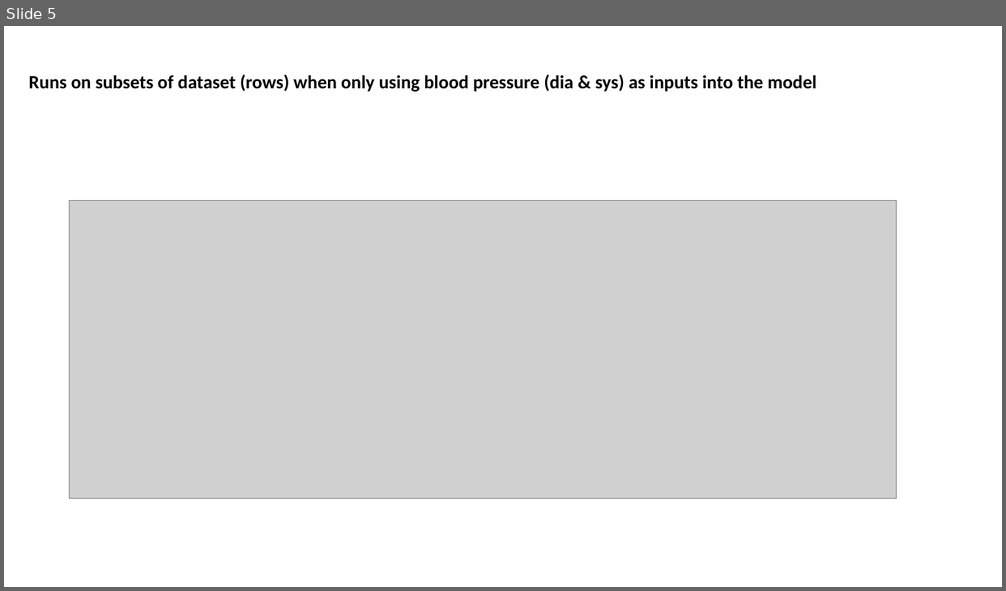
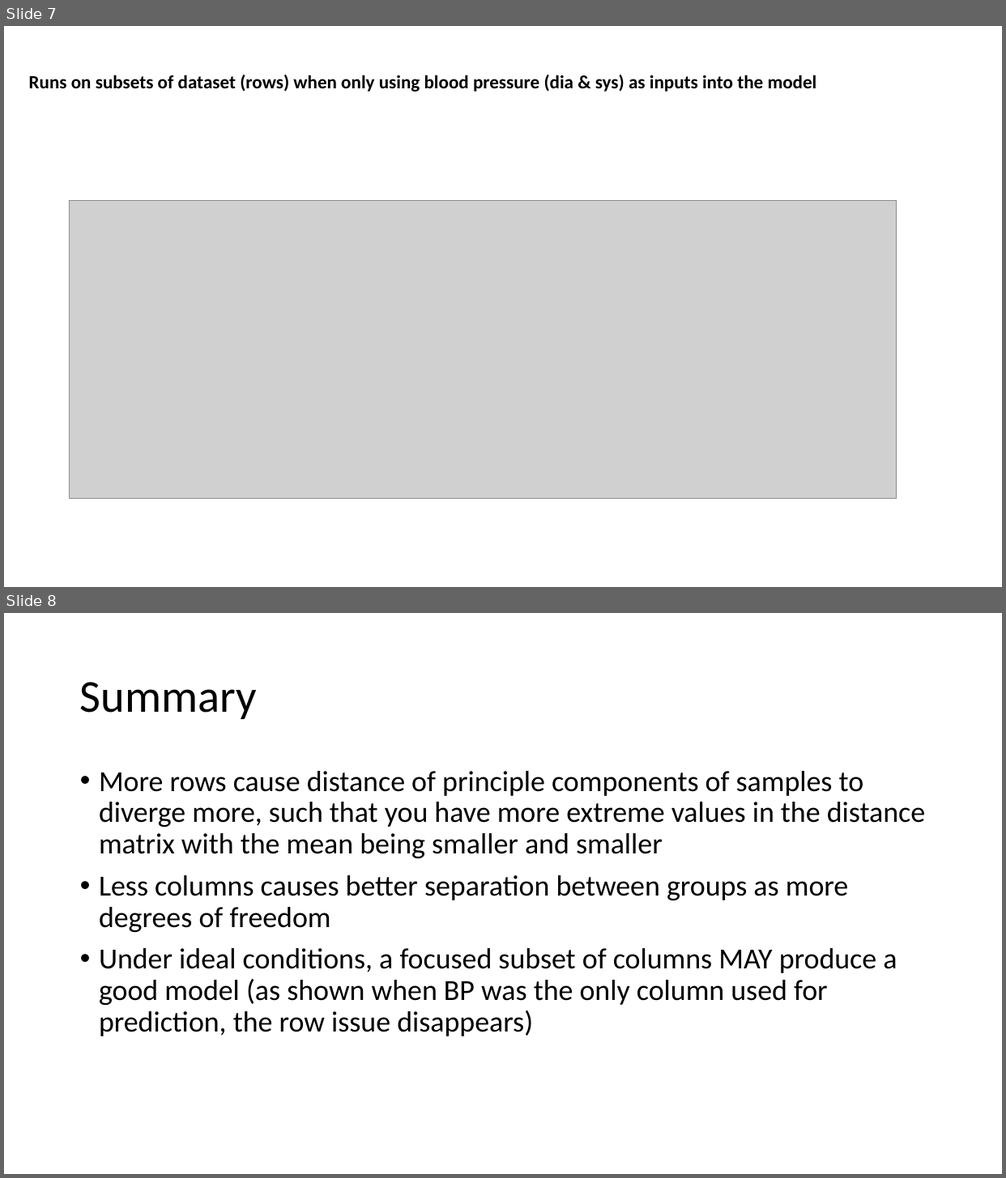
Before and after one commit to zhaohanxiong/OxfordCVM, a slide deck: job_results.pptx. Shown one above the other, each under a label of ours: slide 5 before the commit, slides 7 and 8 after it. The pictures are 1006x591 and 1006x1178 pixels, drawn with LibreOffice and Linux fonts; fonts in the diff are those of the drawing; grey boxes stand for pictures. Boxes give left, top, right and bottom in pixels: in the first picture for what was removed or moved away, otherwise in the second. Text is boxed around its words. In the diff, an @@ line names an element or a change of style, - is before the commit and + after.

```diff
--- a/job_results.pptx
+++ b/job_results.pptx
@@ slide 8 added at box(4, 613, 1002, 1174), background #FFFFFF @@
@@ title added at box(80, 682, 257, 719), 44 pt, text #000000 @@
+Summary
@@ text added at box(99, 771, 925, 1037), 28 pt, text #000000 @@
+• More rows cause distance of principle components of samples to diverge more, such that you have more extreme values in the distance matrix with the mean being smaller and smaller
+• Less columns causes better separation between groups as more degrees of freedom
+• Under ideal conditions, a focused subset of columns MAY produce a good model (as shown when BP was the only column used for prediction, the row issue disappears)
@@ what was slide 5 is now slide 7 @@
```
Also in this commit, not shown: 3 slides changed, 1 other slide added.
